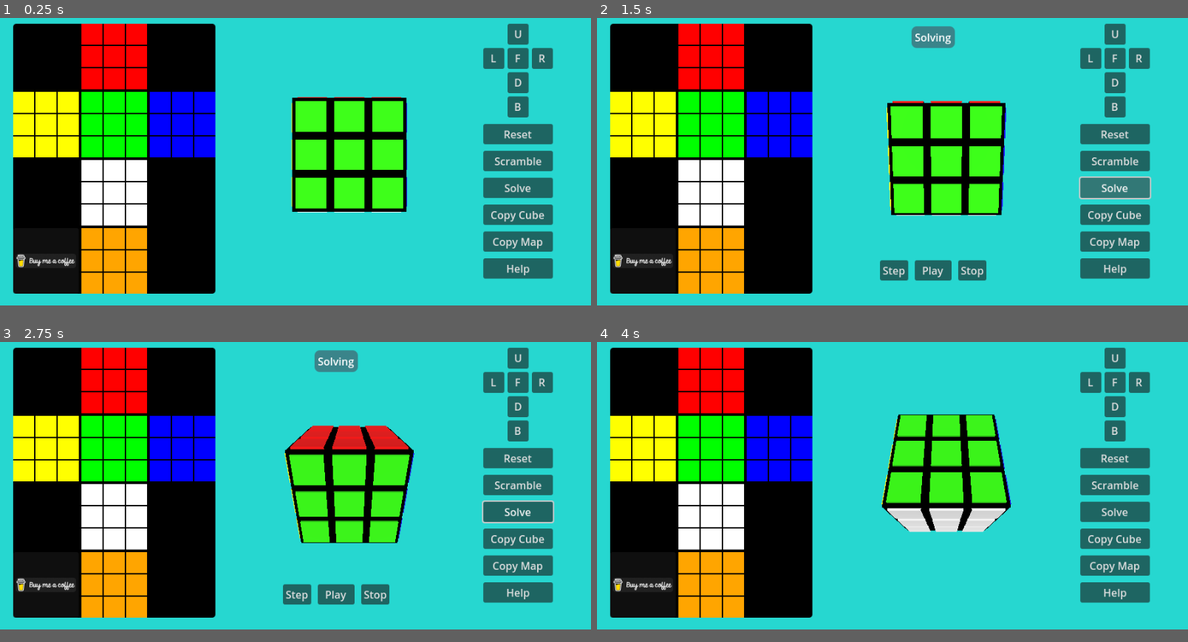
Above: before the commit, frames 1-4 (two rows, left to right).
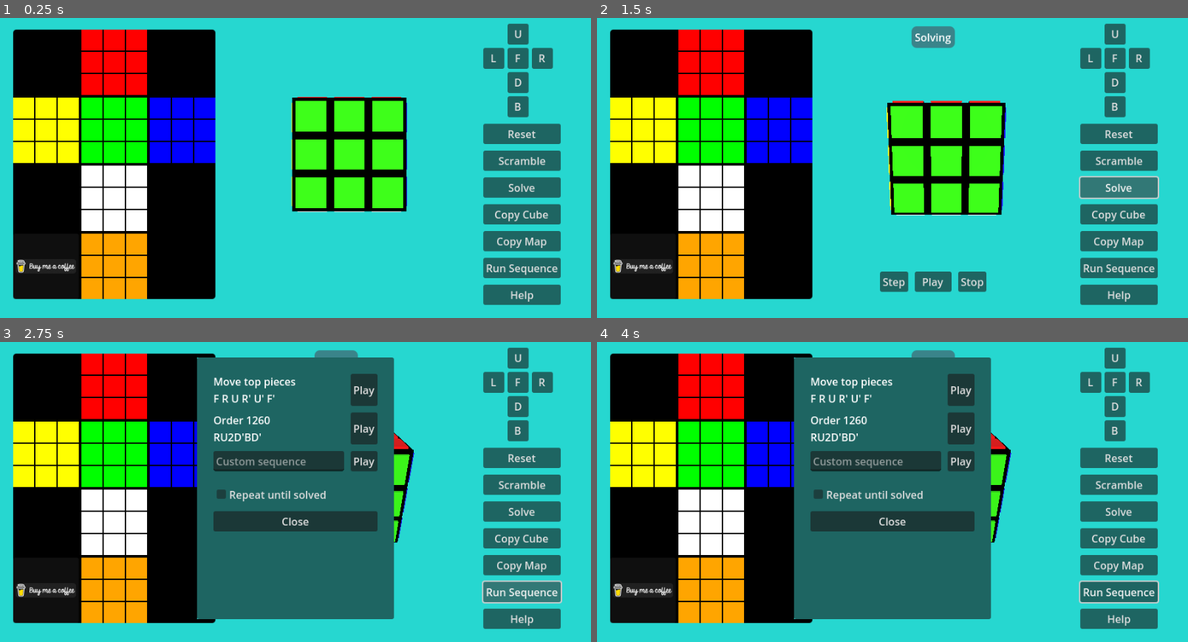
Above: after the commit, the same moments.

Repository: andrew-wilkes/cubic
Game: Godot game, scene res://scenes/main.tscn
Same seed, same stepped clock (60 frames per second), same inputs: the game is played once before the commit and once after it.
Inputs (mouse positions are in pixels of both pictures, inside the frame that each line leads up to):
- Up to frame 1 (0.25 s): no input
- Up to frame 2 (1.5 s): click "Reset" at 0.5 s; click "Solve" at 1.25 s
- Up to frame 3 (2.75 s): click (520, 582) at 2 s, where only the run after the commit has a clickable "Run Sequence"
- Up to frame 4 (4 s): click "Step" at 2.75 s; click "Stop" at 3.5 s
In our replay, the window is 800x400 before the commit and 800x417 after it. These sizes can differ from the game's own. Grey fills any space a smaller window leaves; there, only what the larger window draws over its background counts as a difference.

The runs differ from the first frame. In frame 1, 8.3% of the frame differs, in the area x 2-95%, y 1-96%; in frame 2, 9.9%; in frame 3, 36%; in frame 4, 38%, in the area x 2-96%, y 1-96%.

Commit message:
Add algorithm sequencing feature

Diff:
--- a/project.godot
+++ b/project.godot
@@ -18,7 +18,7 @@
 [display]
 
 window/size/viewport_width=900
-window/size/viewport_height=450
+window/size/viewport_height=470
 window/size/resizable=false
 
 [rendering]
--- a/scenes/big_cube.gd
+++ b/scenes/big_cube.gd
@@ -97,17 +97,6 @@
 			emit_signal("rotation_complete")
 
 
-func solved():
-	return get_cube_state_signature() < 0.1
-
-
-func get_cube_state_signature():
-	var sum = Vector3.ZERO
-	for cube in get_children():
-		sum = cube.rotation + sum
-	return sum.length_squared()
-
-
 func rotate_faces_in_map(old_map, faces, offset):
 	var new_map = old_map.duplicate()
 	if offset > 0:
--- a/scenes/color_map.gd
+++ b/scenes/color_map.gd
@@ -44,6 +44,10 @@
 			for tile in node.get_children():
 				tile.color = COLORS[color_idx]
 			color_idx += 1
+
+
+func solved():
+	return edges.hash() == EDGE_FACE_MAP.hash() && corners.hash() == CORNER_FACE_MAP.hash()
 
 
 func handle_click(ev: InputEvent, clicked_tile):
--- a/scenes/main.gd
+++ b/scenes/main.gd
@@ -19,6 +19,8 @@
 var rotation_completed = true
 var play_state = STOPPED
 var the_log = []
+var repeat_sequence = []
+var order_count = 0
 
 func _ready():
 	$C/UI.button_pressed.connect(_on_button_pressed)
@@ -27,22 +29,56 @@
 	%Pivot.connect("rotation_complete", rotation_done)
 	bc.connect("rotation_complete", rotation_done)
 	%SUI.hide()
+	%CounterContainer.hide()
+	$Sequence.connect("play_sequence", play_sequence)
 	call_deferred("set_sui_transform")
+
+
+func play_sequence(seq, repeat):
+	if seq.size() < 1:
+		return
+	if repeat:
+		apply_reset()
+		repeat_sequence = seq
+		%CounterContainer.show()
+		set_order_count(0)
+	face_map = FACE_MAPS[0]
+	set_moves(seq)
+	play_state = PLAYING
+	solve_step = 100
+
+
+func set_order_count(n):
+	order_count = n
+	%Counter.text = "Order count: " + str(n)
 
 
 func set_sui_transform():
 	%SUI.size = %SVP.size
 	%SUI.position = %SVP.position
+	%CounterContainer.position = %SVP.position + Vector2(0, 20)
+	%CounterContainer.size.x = %SVP.size.x
 
 
 func rotation_done():
 	rotation_completed = true
 	copy_cube()
-	if play_state == PLAYING:
+	if repeat_sequence.size() > 0 and move_step < 0:
+		set_order_count(order_count + 1)
+		if cmap.solved():
+			repeat_sequence.clear()
+		else:
+			set_moves(repeat_sequence)
+	elif play_state == PLAYING:
+		# solve() and set_moves() call apply_move()
+		# so need to avoid calling apply_move() twice in this function
 		solve()
 
 
 func _on_button_pressed(bname, shift, ctrl):
+	if not rotation_completed:
+		return
+	%CounterContainer.hide()
 	if FACE_BUTTONS.has(bname):
 		var button_idx = FACE_BUTTONS.find(bname)
 		if ctrl:
@@ -54,33 +90,40 @@
 			rotate_face(button_idx, direction, bc.get_node("Pivot").transform.basis)
 	match bname:
 		"Reset":
-			bc.reset()
-			copy_cube()
-			stop_solving()
+			apply_reset()
 		"Scramble":
 			for n in randi_range(10, 15):
 				bc.rotate_face_immediate(randi() % 6, 1 if randf() > 0.5 else -1)
 			copy_cube()
 			stop_solving()
 		"Solve":
-			if rotation_completed:
-				if solve_step < 0:
-					solve_step = 1
-					play_state = STEPPING
-					the_log.clear()
-					%SUI.show()
-				if play_state == PLAYING:
-					stop_solving()
-				else:
-					solve()
+			if solve_step < 0:
+				solve_step = 1
+				play_state = STEPPING
+				the_log.clear()
+				%SUI.show()
+			if play_state == PLAYING:
+				stop_solving()
+			else:
+				solve()
 		"CopyCube":
 			stop_solving()
 			copy_cube()
 		"CopyMap":
 			stop_solving()
 			bc.apply_map($C/ColorMap.get_data())
+		"Sequence":
+			$Sequence.popup_centered()
 		"Help":
 			$Info.popup_centered()
+
+
+func apply_reset():
+	bc.reset()
+	copy_cube()
+	stop_solving()
+	repeat_sequence.clear()
+	move_step = -1
 
 
 func rotate_face(face_idx, direction, bas = Basis()):
@@ -531,6 +574,10 @@
 			solve_step += 1
 			await get_tree().create_timer(3.0).timeout
 			stop_solving()
+		100:
+			# Deal with end of sequence
+			solve_step = -1
+			play_state = STOPPED
 
 
 func get_edge_position(cols):
@@ -628,3 +675,8 @@
 func save_log():
 	var file = FileAccess.open("res://log.txt", FileAccess.WRITE)
 	file.store_string("\n".join(the_log))
+
+
+func _on_stop_counting_pressed():
+	repeat_sequence.clear()
+	move_step = -1
--- a/scenes/main.tscn
+++ b/scenes/main.tscn
@@ -6,6 +6,8 @@
 [ext_resource type="Script" path="res://scenes/UI.gd" id="4_g6qdy"]
 [ext_resource type="PackedScene" uid="uid://dfknx5u3yhl8y" path="res://scenes/color_map.tscn" id="5_3m2rh"]
 [ext_resource type="Script" path="res://scenes/Support.gd" id="6_yx4e8"]
+[ext_resource type="StyleBox" uid="uid://c8yjwixda7sfl" path="res://scenes/label.stylebox" id="7_fv5dd"]
+[ext_resource type="PackedScene" uid="uid://0djlny363s4d" path="res://scenes/sequence.tscn" id="7_kilku"]
 
 [sub_resource type="StyleBoxFlat" id="StyleBoxFlat_h34t6"]
 content_margin_left = 5.0
@@ -14,17 +16,6 @@
 content_margin_bottom = 5.0
 bg_color = Color(0.141176, 0.141176, 0.141176, 1)
 
-[sub_resource type="StyleBoxFlat" id="StyleBoxFlat_oc1xb"]
-content_margin_left = 5.0
-content_margin_top = 5.0
-content_margin_right = 5.0
-content_margin_bottom = 5.0
-bg_color = Color(0.227451, 0.517647, 0.541176, 1)
-corner_radius_top_left = 8
-corner_radius_top_right = 8
-corner_radius_bottom_right = 8
-corner_radius_bottom_left = 8
-
 [node name="Main" type="MarginContainer"]
 theme_override_constants/margin_left = 20
 theme_override_constants/margin_top = 20
@@ -151,6 +142,10 @@
 [node name="CopyMap" type="Button" parent="C/UI"]
 layout_mode = 2
 text = "Copy Map"
+
+[node name="Sequence" type="Button" parent="C/UI"]
+layout_mode = 2
+text = "Run Sequence"
 
 [node name="Help" type="Button" parent="C/UI"]
 layout_mode = 2
@@ -213,7 +208,7 @@
 [node name="Note" type="Label" parent="Overlay/SUI/C"]
 unique_name_in_owner = true
 layout_mode = 2
-theme_override_styles/normal = SubResource("StyleBoxFlat_oc1xb")
+theme_override_styles/normal = ExtResource("7_fv5dd")
 text = "Text"
 
 [node name="SP" type="Control" parent="Overlay/SUI"]
@@ -244,8 +239,39 @@
 unique_name_in_owner = true
 layout_mode = 2
 text = "Stop"
+
+[node name="CounterContainer" type="HBoxContainer" parent="Overlay"]
+unique_name_in_owner = true
+offset_left = 20.0
+offset_top = 20.0
+offset_right = 654.0
+offset_bottom = 46.0
+theme_override_constants/separation = 10
+
+[node name="Sp1" type="Control" parent="Overlay/CounterContainer"]
+layout_mode = 2
+size_flags_horizontal = 3
+
+[node name="Counter" type="Label" parent="Overlay/CounterContainer"]
+unique_name_in_owner = true
+layout_mode = 2
+theme_override_styles/normal = ExtResource("7_fv5dd")
+text = "Count 12"
+
+[node name="StopCounting" type="Button" parent="Overlay/CounterContainer"]
+unique_name_in_owner = true
+layout_mode = 2
+text = "Stop"
+
+[node name="Sp2" type="Control" parent="Overlay/CounterContainer"]
+layout_mode = 2
+size_flags_horizontal = 3
+
+[node name="Sequence" parent="." instance=ExtResource("7_kilku")]
+visible = false
 
 [connection signal="meta_clicked" from="Support/Text" to="Support" method="_on_text_meta_clicked"]
 [connection signal="pressed" from="Overlay/SUI/C2/HB/Step" to="." method="_on_step_pressed"]
 [connection signal="pressed" from="Overlay/SUI/C2/HB/Play" to="." method="_on_play_pressed"]
 [connection signal="pressed" from="Overlay/SUI/C2/HB/Stop" to="." method="_on_stop_pressed"]
+[connection signal="pressed" from="Overlay/CounterContainer/StopCounting" to="." method="_on_stop_counting_pressed"]
--- /dev/null
+++ b/scenes/sequence.gd
@@ -0,0 +1,52 @@
+extends PopupPanel
+
+signal play_sequence(seq, repeat)
+
+func _ready():
+	for node in $M/VB.get_children():
+		if node is HBoxContainer:
+			var button: Button = node.get_child(1)
+			button.connect("pressed", play.bind(node))
+
+
+func play(node):
+	hide()
+	emit_signal("play_sequence", get_sequence(node), $M/VB/Repeat.button_pressed)
+
+
+func get_sequence(node):
+	return parse_sequence(get_sequence_string(node))
+
+
+func get_sequence_string(node):
+	var seq = ""
+	if node.get_children().size() > 1:
+		var txt: String = node.get_child(0).text
+		# Get last line of text
+		seq = txt.split("\n")[-1].to_upper()
+	return seq
+
+
+func parse_sequence(txt):
+	var seq = []
+	var length = txt.length()
+	var idx = 0
+	while idx < length:
+		var dir = 1
+		var face = "ULFRDB".find(txt[idx])
+		idx += 1
+		if face < 0:
+			continue
+		if idx < length:
+			if txt[idx] == "2":
+				seq.append([face, dir])
+				idx += 1
+			if txt[idx] == "'":
+				dir = -1
+				idx += 1
+		seq.append([face, dir])
+	return seq
+
+
+func _on_close_pressed():
+	hide()
--- /dev/null
+++ b/scenes/sequence.tscn
@@ -0,0 +1,76 @@
+[gd_scene load_steps=2 format=3 uid="uid://0djlny363s4d"]
+
+[ext_resource type="Script" path="res://scenes/sequence.gd" id="1_yc8bs"]
+
+[node name="Sequence" type="PopupPanel"]
+size = Vector2i(300, 400)
+visible = true
+script = ExtResource("1_yc8bs")
+
+[node name="M" type="MarginContainer" parent="."]
+offset_left = 4.0
+offset_top = 4.0
+offset_right = 296.0
+offset_bottom = 396.0
+theme_override_constants/margin_left = 21
+theme_override_constants/margin_top = 21
+theme_override_constants/margin_right = 21
+theme_override_constants/margin_bottom = 21
+
+[node name="VB" type="VBoxContainer" parent="M"]
+layout_mode = 2
+theme_override_constants/separation = 10
+
+[node name="S1" type="HBoxContainer" parent="M/VB"]
+layout_mode = 2
+theme_override_constants/separation = 10
+
+[node name="Label" type="Label" parent="M/VB/S1"]
+layout_mode = 2
+size_flags_horizontal = 3
+text = "Move top pieces
+F R U R' U' F'"
+
+[node name="Play" type="Button" parent="M/VB/S1"]
+layout_mode = 2
+text = "Play"
+
+[node name="S2" type="HBoxContainer" parent="M/VB"]
+layout_mode = 2
+theme_override_constants/separation = 10
+
+[node name="Label" type="Label" parent="M/VB/S2"]
+layout_mode = 2
+size_flags_horizontal = 3
+text = "Order 1260
+RU2D'BD'"
+
+[node name="Play" type="Button" parent="M/VB/S2"]
+layout_mode = 2
+text = "Play"
+
+[node name="S3" type="HBoxContainer" parent="M/VB"]
+layout_mode = 2
+theme_override_constants/separation = 10
+
+[node name="Custom" type="LineEdit" parent="M/VB/S3"]
+layout_mode = 2
+size_flags_horizontal = 3
+placeholder_text = "Custom sequence"
+
+[node name="Play" type="Button" parent="M/VB/S3"]
+layout_mode = 2
+text = "Play"
+
+[node name="Spacer" type="Control" parent="M/VB"]
+layout_mode = 2
+
+[node name="Repeat" type="CheckBox" parent="M/VB"]
+layout_mode = 2
+text = "Repeat until solved"
+
+[node name="Close" type="Button" parent="M/VB"]
+layout_mode = 2
+text = "Close"
+
+[connection signal="pressed" from="M/VB/Close" to="." method="_on_close_pressed"]
Binary file added: scenes/label.stylebox
Not shown: 1 places in scenes/main.tscn that only renumber resources
